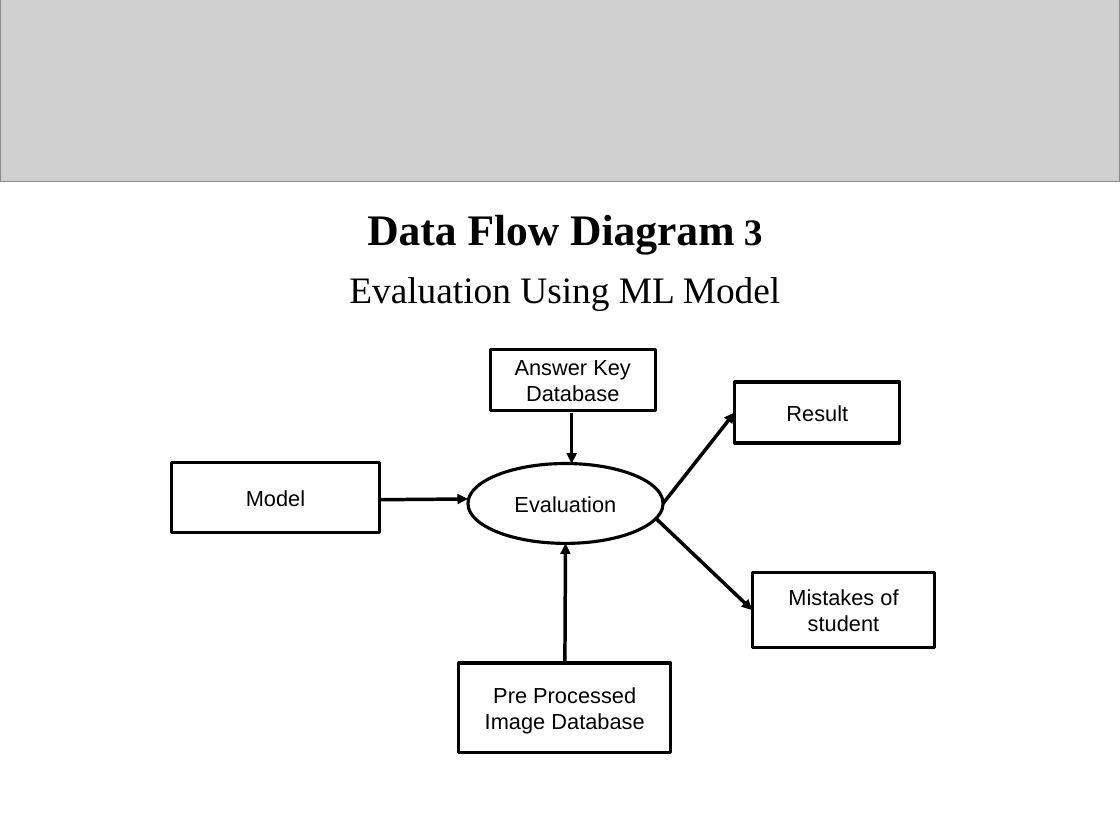
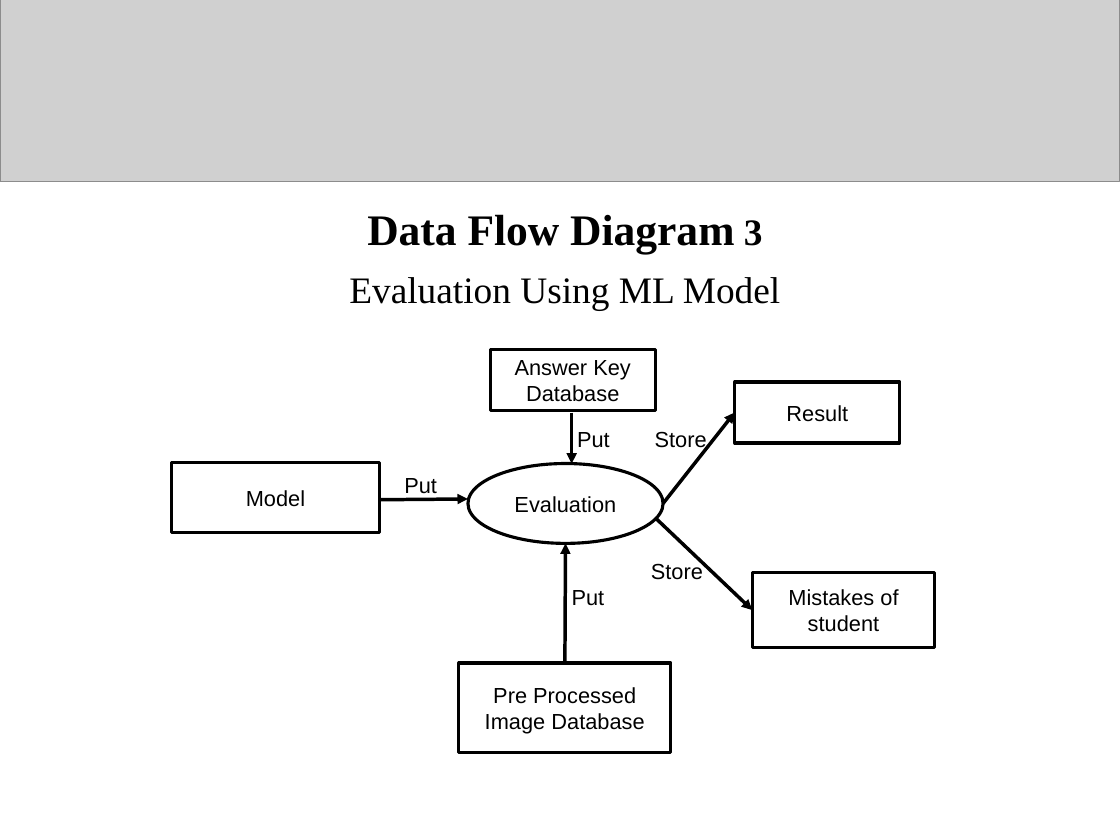
Before and after one commit to sreeragrnandan/Design-Project, a slide deck: slide 20 of DP G7 first review.pptx (slide 21 before the commit). Drawn at 1120x840 pixels with LibreOffice and Linux fonts; fonts in the diff are those of the drawing; grey boxes stand for pictures. Boxes give left, top, right and bottom in pixels: in the first picture for what was removed or moved away, otherwise in the second. Text is boxed around its words. In the diff, an @@ line names an element or a change of style, - is before the commit and + after.

```diff
--- a/DP G7 first review.pptx
+++ b/DP G7 first review.pptx
@@ text added at <box>577,432,610,448</box>, 14 pt, text #000000 @@
+Put
@@ text added at <box>655,431,707,452</box>, 14 pt, text #000000 @@
+Store
@@ text added at <box>404,478,437,494</box>, 14 pt, text #000000 @@
+Put
@@ text added at <box>651,562,703,580</box>, 14 pt, text #000000 @@
+Store
@@ text added at <box>572,590,605,606</box>, 14 pt, text #000000 @@
+Put
```
Also in this commit, not shown: 9 other slides changed, 2 slides added, 3 slides removed, 1 other file.
